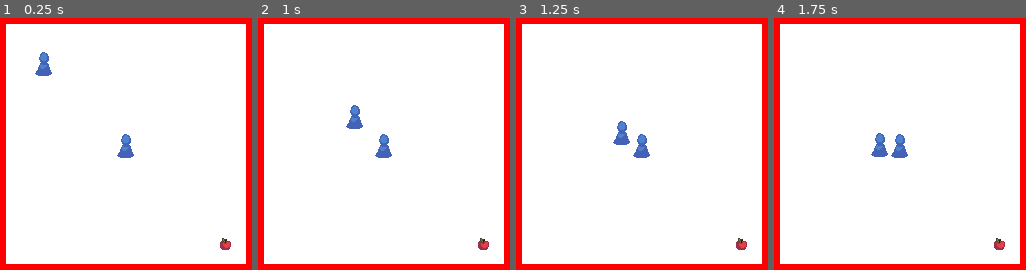
Above: before the commit, frames 1-4 (left to right).
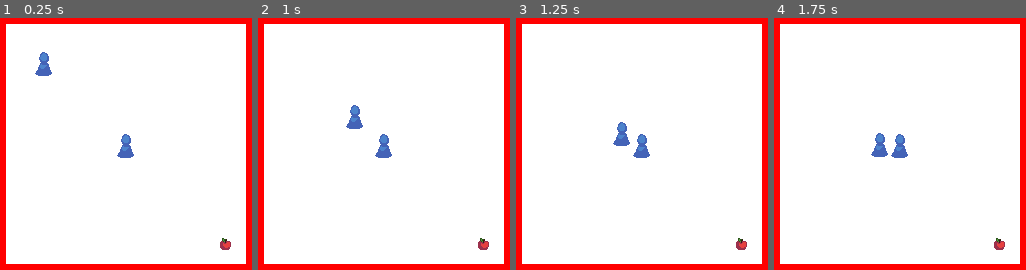
Above: after the commit, the same moments.

Repository: Branchlet-ANS/ldjam48
Game: Godot game, scene res://Main.tscn
The game is run twice, just before and just after one commit, with the same random seed, the same clock (stepped at 60 frames per second) and the same inputs.
Inputs (mouse positions are in pixels of both pictures, inside the frame that each line leads up to):
- Up to frame 1 (0.25 s): no input
- Up to frame 2 (1 s): move the mouse to (439, 131) at 0.52 s; click (439, 131) at 0.67 s
- Up to frame 3 (1.25 s): no input
- Up to frame 4 (1.75 s): move the mouse to (849, 156) at 1.27 s; click (849, 156) at 1.42 s

Frames 1-2 are identical in both runs. In frame 3, 0.1% of the frame differs, in the area x 38-46%, y 40-51%; in frame 4, nothing differs.

Commit message:
same fix 2

Diff:
--- a/godot/Character.tscn
+++ b/godot/Character.tscn
@@ -12,6 +12,7 @@
 } ]
 
 [sub_resource type="RectangleShape2D" id=2]
+extents = Vector2( 10, 11.8583 )
 
 [sub_resource type="RectangleShape2D" id=3]
 extents = Vector2( 20, 20 )
@@ -23,6 +24,7 @@
 frames = SubResource( 1 )
 
 [node name="CollisionShape2D" type="CollisionShape2D" parent="."]
+position = Vector2( 0, 1.93246 )
 shape = SubResource( 2 )
 
 [node name="Area2D" type="Area2D" parent="."]
